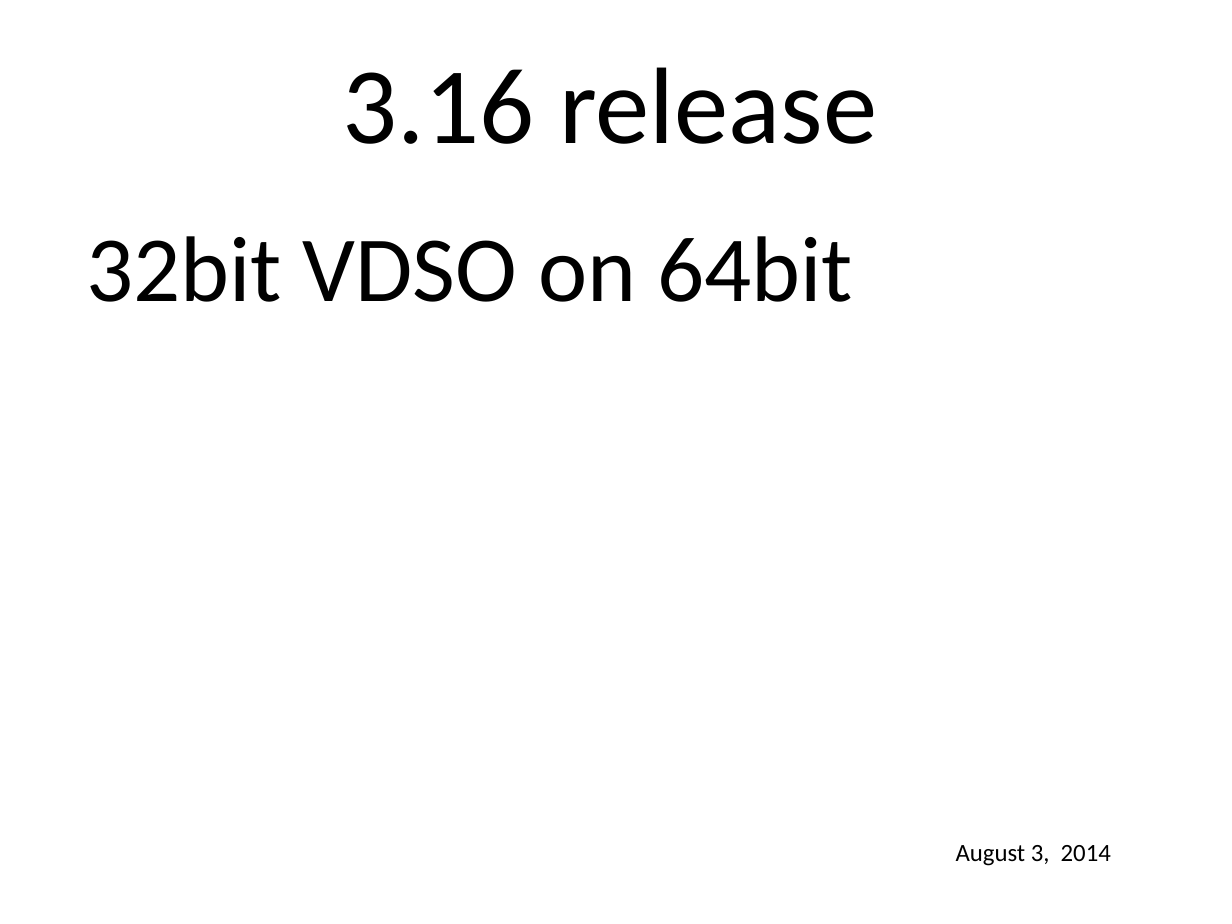
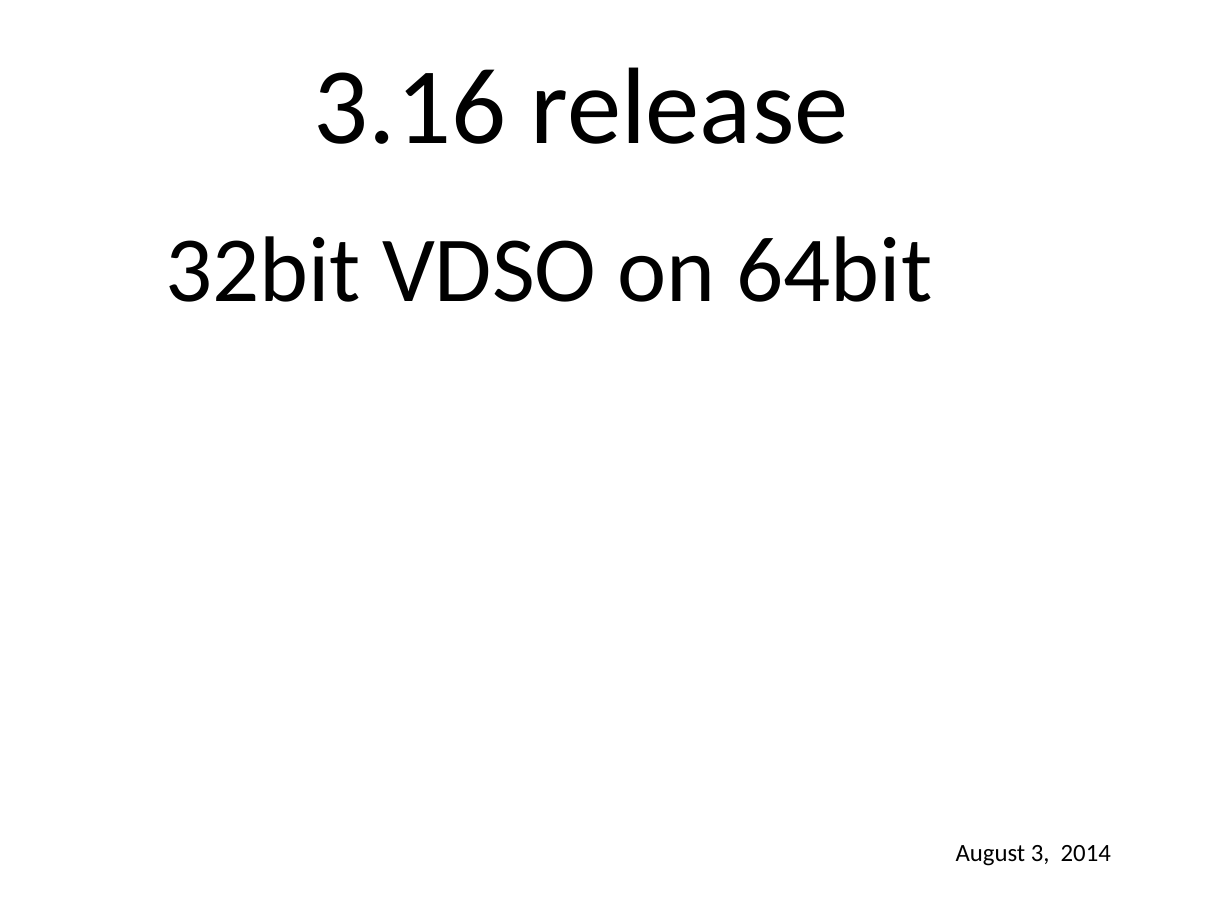
Before and after one commit to gregkh/kernel-development, a slide deck: slide 15 of lf_kernel-development.odp (slide 25 before the commit). Drawn at 1232x924 pixels with LibreOffice and Linux fonts; fonts in the diff are those of the drawing; background and template pictures are left out. Boxes give left, top, right and bottom in pixels: in the first picture for what was removed or moved away, otherwise in the second. Text is boxed around its words. In the diff, an @@ line names an element or a change of style, - is before the commit and + after.

```diff
--- a/lf_kernel-development.odp
+++ b/lf_kernel-development.odp
@@ text "3.16 release": place and size @@
-text "3.16 release" at [343, 67, 877, 144]
+text "3.16 release" at [314, 67, 849, 144]
@@ text "32bit VDSO on 64bit": place and size @@
-text "32bit VDSO on 64bit" at [86, 236, 853, 302]
+text "32bit VDSO on 64bit" at [165, 236, 933, 302]
```
Also in this commit, not shown: 27 other slides changed, 1 slide removed, 1 other file.
